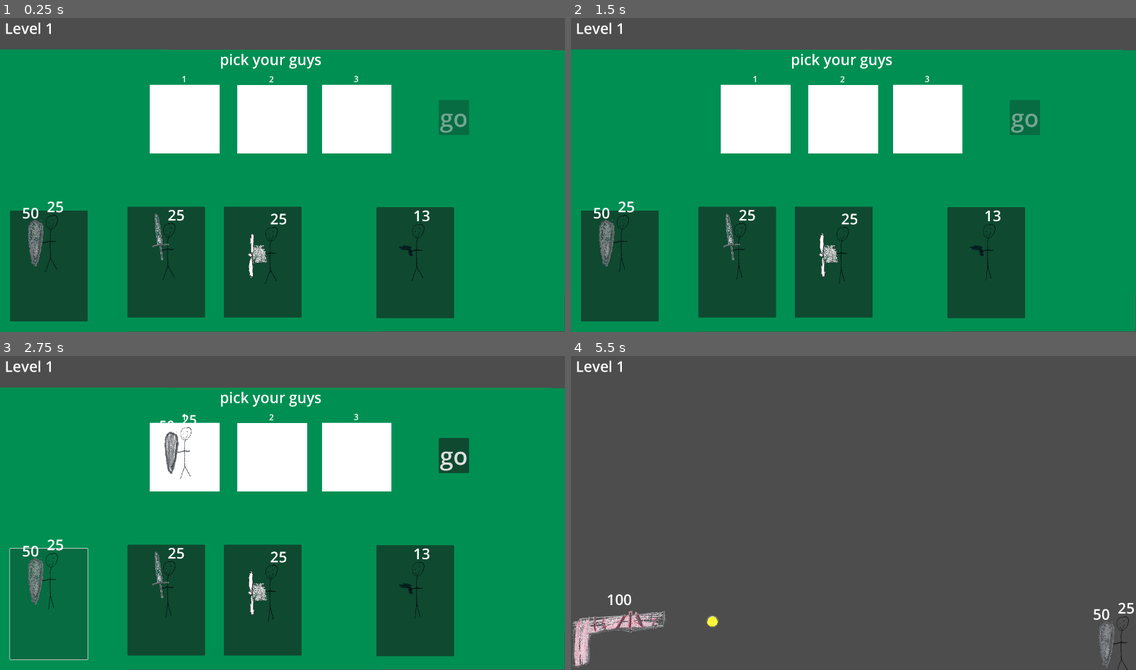
Above: before the commit, frames 1-4 (two rows, left to right).
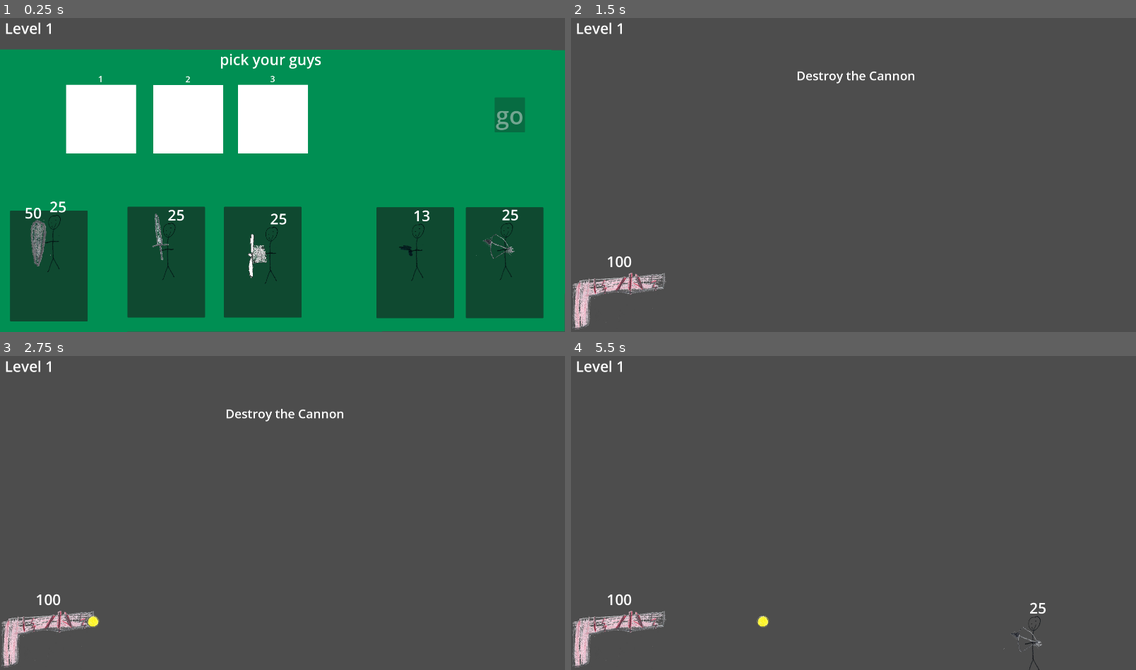
Above: after the commit, the same moments.

Repository: rlskoeser/stickfigure-rtd
Game: Godot game, scene res://main.tscn
The game is run twice, just before and just after one commit, with the same random seed, the same clock (stepped at 60 frames per second) and the same inputs.
Inputs (mouse positions are in pixels of both pictures, inside the frame that each line leads up to):
- Up to frame 1 (0.25 s): no input
- Up to frame 2 (1.5 s): click (1073, 262) at 0.52 s; click (1079, 115) at 1.25 s, where only the run after the commit has a clickable "go"
- Up to frame 3 (2.75 s): click (50, 604) at 2.02 s
- Up to frame 4 (5.5 s): click (1023, 456) at 2.75 s, where only the run before the commit has a clickable "go"; move the mouse to (977, 494) at 3.52 s; click (977, 494) at 3.67 s; move the mouse to (740, 525) at 4.27 s; click (740, 525) at 4.42 s; move the mouse to (910, 440) at 5.02 s; click (910, 440) at 5.17 s

The runs differ from the first frame. In frame 1, 13% of the frame differs, in the area x 4-97%, y 18-96%; in frame 2, 90%, in the area x 0-100%, y 9-100%; in frame 3, 90%; in frame 4, 0.6%.

Commit message:
Support more slots on chooser

Diff:
--- a/stickfigure-rtd/chooser.gd
+++ b/stickfigure-rtd/chooser.gd
@@ -9,21 +9,26 @@
 var SwordGuy = preload("res://sword_guy.tscn")
 var GunGuy = preload("res://gun_guy.tscn")
 var FanGuy = preload("res://fan_guy.tscn")
+var ArrowGuy = preload("res://arrow_guy.tscn")
 
 var GuyResourceByName = {
 	"ShieldGuy": ShieldGuy,
 	"SwordGuy": SwordGuy,
 	"GunGuy": GunGuy,
-	"FanGuy": FanGuy
+	"FanGuy": FanGuy,
+	"ArrowGuy":ArrowGuy
 }
 
 # Called when the node enters the scene tree for the first time.
 func _ready() -> void:
-
 	# bind button press to handler and pass in the button
 	for button in $Buttons.get_children():
 		button.pressed.connect(on_button_press.bind(button))
-
+	# slots 4 and 5 are hidden by default
+	if max_picks <4:
+		$Slots/Slot4.hide()
+	if max_picks <5:
+		$Slots/Slot5.hide()
 
 # Called every frame. 'delta' is the elapsed time since the previous frame.
 func _process(delta: float) -> void:
@@ -57,3 +62,6 @@
 
 func _on_go_button_pressed() -> void:
 	go.emit(lineup)
+
+func slots(num) -> void:
+	max_picks = num
--- a/stickfigure-rtd/chooser.tscn
+++ b/stickfigure-rtd/chooser.tscn
@@ -1,10 +1,11 @@
-[gd_scene load_steps=8 format=3 uid="uid://ch6i200srns87"]
+[gd_scene load_steps=9 format=3 uid="uid://ch6i200srns87"]
 
 [ext_resource type="PackedScene" uid="uid://oj2458hw4fo7" path="res://gun_guy.tscn" id="1_4y1ey"]
 [ext_resource type="Script" path="res://chooser.gd" id="1_u3iuc"]
 [ext_resource type="PackedScene" uid="uid://cuckgvmgyddcn" path="res://shield_guy.tscn" id="2_ekr7g"]
 [ext_resource type="PackedScene" uid="uid://b850vwiej2rxe" path="res://sword_guy.tscn" id="3_f5i62"]
 [ext_resource type="PackedScene" uid="uid://dyqjkci67in0j" path="res://fan_guy.tscn" id="5_bumr1"]
+[ext_resource type="PackedScene" uid="uid://bswqildu1012y" path="res://arrow_guy.tscn" id="6_3efc1"]
 
 [sub_resource type="CanvasTexture" id="CanvasTexture_ajcfd"]
 
@@ -14,6 +15,12 @@
 script = ExtResource("1_u3iuc")
 
 [node name="Background" type="Polygon2D" parent="."]
+position = Vector2(-5.96046e-08, 119.889)
+scale = Vector2(1, 0.888992)
+color = Color(3.36915e-07, 0.564263, 0.327003, 1)
+polygon = PackedVector2Array(-1, -1, 1922, 1, 1919, 1077, 0, 1080)
+
+[node name="Background2" type="Polygon2D" parent="."]
 position = Vector2(-5.96046e-08, 119.889)
 scale = Vector2(1, 0.888992)
 color = Color(3.36915e-07, 0.564263, 0.327003, 1)
@@ -30,7 +37,7 @@
 [node name="Slots" type="Node" parent="."]
 
 [node name="Slot1" type="Polygon2D" parent="Slots"]
-position = Vector2(504.406, 240.18)
+position = Vector2(220.406, 240.18)
 scale = Vector2(0.898497, 0.909804)
 texture = SubResource("CanvasTexture_ajcfd")
 polygon = PackedVector2Array(5.22891, -0.734497, 269.229, -0.734497, 269.229, 255.266, 5.22889, 255.266)
@@ -45,7 +52,7 @@
 text = "1"
 
 [node name="Slot2" type="Polygon2D" parent="Slots"]
-position = Vector2(801, 241)
+position = Vector2(517, 241)
 scale = Vector2(0.898497, 0.909804)
 texture = SubResource("CanvasTexture_ajcfd")
 polygon = PackedVector2Array(5.22891, -0.734497, 269.229, -0.734497, 269.229, 255.266, 5.22889, 255.266)
@@ -61,19 +68,51 @@
 "
 
 [node name="Slot3" type="Polygon2D" parent="Slots"]
+position = Vector2(805, 240)
+scale = Vector2(0.898497, 0.909804)
+texture = SubResource("CanvasTexture_ajcfd")
+polygon = PackedVector2Array(5.22891, -0.734497, 269.229, -0.734497, 269.229, 255.266, 5.22889, 255.266)
+uv = PackedVector2Array(6.22595, 2, 266.661, 2, 268.887, 254.802, 5.11298, 255.901)
+
+[node name="Label" type="Label" parent="Slots/Slot3"]
+offset_left = 126.0
+offset_top = -46.0
+offset_right = 144.0
+offset_bottom = -1.0
+theme_override_font_sizes/font_size = 32
+text = "3"
+
+[node name="Slot4" type="Polygon2D" parent="Slots"]
 position = Vector2(1089, 240)
 scale = Vector2(0.898497, 0.909804)
 texture = SubResource("CanvasTexture_ajcfd")
 polygon = PackedVector2Array(5.22891, -0.734497, 269.229, -0.734497, 269.229, 255.266, 5.22889, 255.266)
 uv = PackedVector2Array(6.22595, 2, 266.661, 2, 268.887, 254.802, 5.11298, 255.901)
 
-[node name="Label" type="Label" parent="Slots/Slot3"]
-offset_left = 126.0
-offset_top = -46.0
-offset_right = 144.0
-offset_bottom = -1.0
-theme_override_font_sizes/font_size = 32
-text = "3"
+[node name="Label" type="Label" parent="Slots/Slot4"]
+offset_left = 126.0
+offset_top = -46.0
+offset_right = 144.0
+offset_bottom = -1.0
+theme_override_font_sizes/font_size = 32
+text = "4
+"
+
+[node name="Slot5" type="Polygon2D" parent="Slots"]
+position = Vector2(1366, 240)
+scale = Vector2(0.898497, 0.909804)
+texture = SubResource("CanvasTexture_ajcfd")
+polygon = PackedVector2Array(5.22891, -0.734497, 269.229, -0.734497, 269.229, 255.266, 5.22889, 255.266)
+uv = PackedVector2Array(6.22595, 2, 266.661, 2, 268.887, 254.802, 5.11298, 255.901)
+
+[node name="Label" type="Label" parent="Slots/Slot5"]
+offset_left = 126.0
+offset_top = -46.0
+offset_right = 144.0
+offset_bottom = -1.0
+theme_override_font_sizes/font_size = 32
+text = "5
+"
 
 [node name="Buttons" type="Node" parent="."]
 
@@ -90,7 +129,7 @@
 theme_override_styles/hover = SubResource("StyleBoxFlat_2wrfy")
 
 [node name="ShieldGuy" parent="Buttons/Button1" instance=ExtResource("2_ekr7g")]
-position = Vector2(77, 59)
+position = Vector2(86, 133)
 speed = 0
 
 [node name="Button2" type="Button" parent="Buttons"]
@@ -138,11 +177,26 @@
 position = Vector2(97, 75)
 speed = 0
 
+[node name="Button5" type="Button" parent="Buttons"]
+anchors_preset = -1
+anchor_left = 0.018
+anchor_top = 0.618
+anchor_right = 0.155
+anchor_bottom = 0.967
+offset_left = 1548.44
+offset_top = -11.4399
+offset_right = 1549.4
+offset_bottom = -11.36
+
+[node name="ArrowGuy" parent="Buttons/Button5" instance=ExtResource("6_3efc1")]
+position = Vector2(74, 59.9999)
+speed = 0
+
 [node name="GoButton" type="Button" parent="."]
-offset_left = 1491.0
-offset_top = 291.0
-offset_right = 1594.0
-offset_bottom = 410.0
+offset_left = 1681.0
+offset_top = 282.0
+offset_right = 1784.0
+offset_bottom = 401.0
 theme_override_font_sizes/font_size = 81
 disabled = true
 text = "go"
--- a/stickfigure-rtd/main.gd
+++ b/stickfigure-rtd/main.gd
@@ -46,8 +46,11 @@
 	# add a new chooser after a delay
 	await get_tree().create_timer(1.0).timeout
 
-
 	current_chooser = chooser.instantiate()
+	if level_num >= 6:
+		current_chooser.slots(4)
+	if level_num>= 10:
+		current_chooser.slots(5)
 	add_child(current_chooser)
 	current_chooser.connect("go", _on_chooser_go)
 
@@ -78,6 +81,11 @@
 			if node.name.contains('Gun'):
 				# connect signal handler to *this* instance
 				node.connect("shoot", _on_gun_shoot)
+	elif new_guy.name == "ArrowGuy":
+		for node in new_guy.get_children():
+			if node.name.contains('Bow'):
+				# connect signal handler to *this* instance
+				node.connect("shoot", _on_bow_shoot)
 	# connect signal handler to *this* instance
 	add_child(new_guy)
 	if guys:
@@ -87,6 +95,11 @@
 	var spawned_bullet = Bullet.instantiate()
 	spawned_bullet.position = location
 	add_child(spawned_bullet)
+
+func _on_bow_shoot(Arrow, location):
+	var spawned_arrow = Arrow.instantiate()
+	spawned_arrow.position = location
+	add_child(spawned_arrow)
 
 func count_active_guys():
 	# clear stick guys and balls still on the scene
